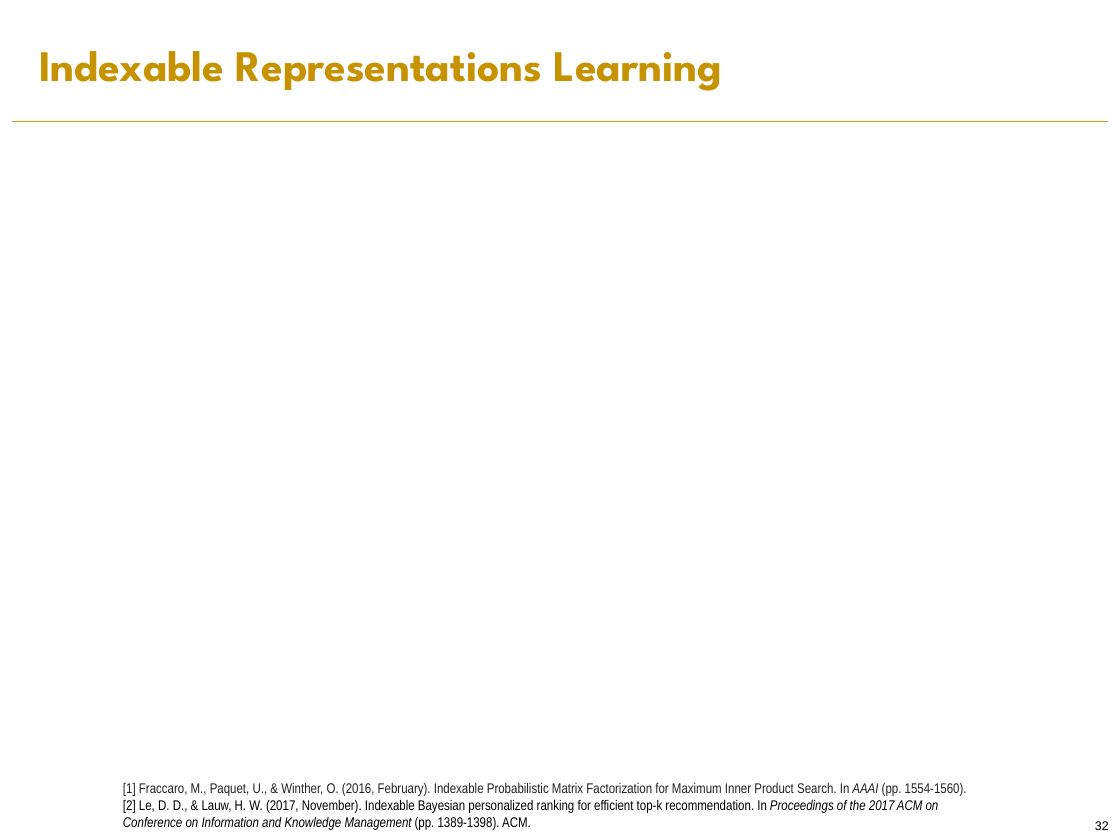
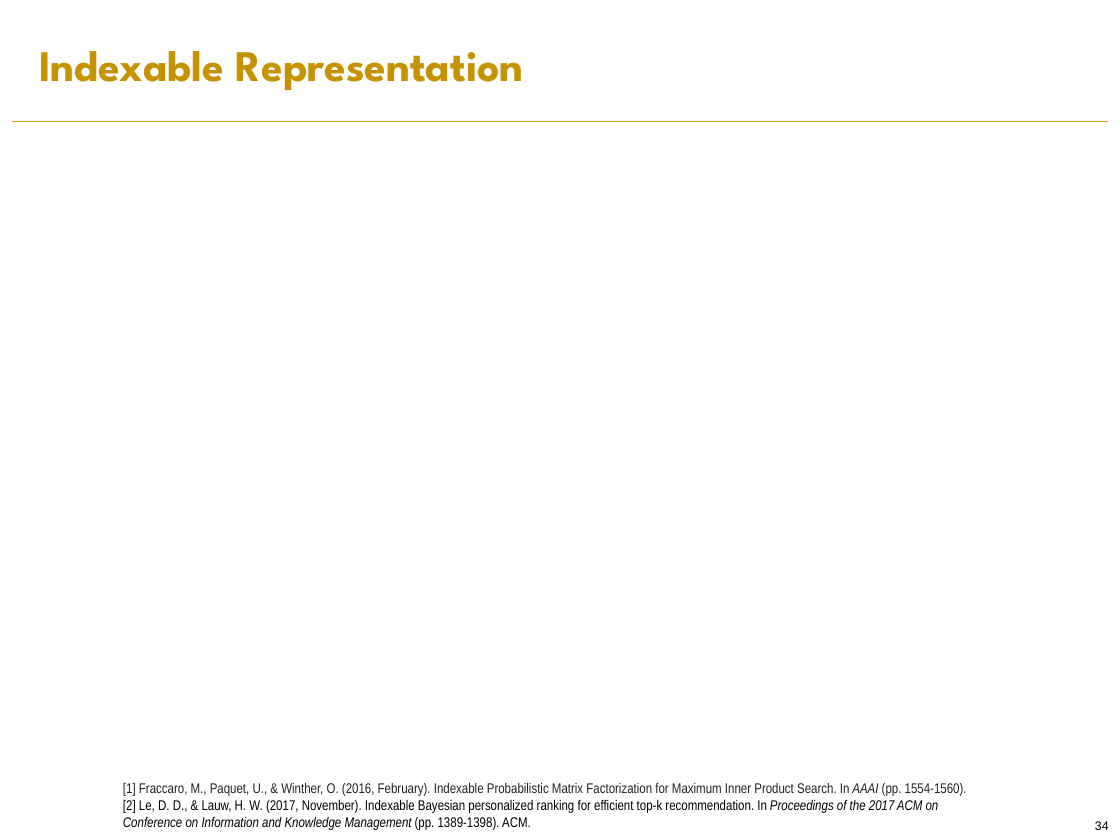
Before and after one commit to PreferredAI/recommendation-retrieval, a slide deck: slide 34 of slides/aaai19-tutorial.pptx (slide 32 before the commit). Drawn at 1120x840 pixels with LibreOffice and Linux fonts; fonts in the diff are those of the drawing; background and template pictures are left out. Boxes give left, top, right and bottom in pixels: in the first picture for what was removed or moved away, otherwise in the second. Text is boxed around its words. In the diff, an @@ line names an element or a change of style, - is before the commit and + after.

```diff
--- a/slides/aaai19-tutorial.pptx
+++ b/slides/aaai19-tutorial.pptx
@@ text at [39,51,524,90]: text changed @@
-Indexable Representations Learning
+Indexable Representation
@@ page number at [1095,821,1109,830]: text changed @@
-32
+34
```
Also in this commit, not shown: 7 other slides changed, 2 slides added.
